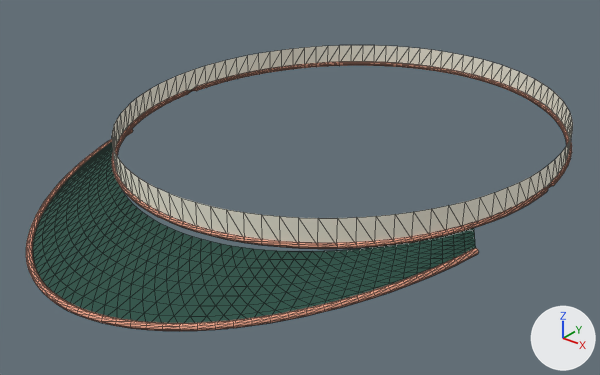
The glTF model assets/avatar/collections/golf-v1/golf-visor.glb, before and after one commit.
Before and after are seen from a 50 mm lens placed at (0.326, -0.46, 1.112), pointed at (0.0, -0.053, 0.859). The lights are fixed; the arrows at lower right show +X, +Y and +Z. The first picture is the older version. Mesh edges are drawn as thin lines.

The first picture shows 'golf-visor'.
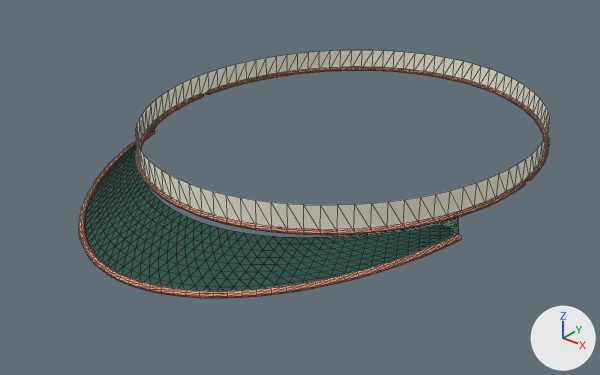
Where the change shows, as pixel boxes (x1, y1, x2, y2) in the pictures (600 x 375 px; the box of a moved part takes in the faces that stretch with it):
'golf-visor', reshaped (14% narrower, 13% shorter)
    before: (26, 45, 573, 331)
    after: (78, 50, 550, 298)
part 1 of me_golf_visor, moved or reshaped
    before: (112, 45, 573, 243)
    after: (136, 50, 550, 229)
part 2 of me_golf_visor, moved or reshaped
    before: (112, 62, 572, 249)
    after: (135, 67, 549, 235)
part 3 of me_golf_visor, moved or reshaped
    before: (26, 129, 479, 331)
    after: (78, 125, 461, 298)

The edits, one by one:
me_golf_visor is used by ob_golf_visor; location (0.0, 0.0, 0.0).
me_golf_visor had 1912 vertices, 3488 faces and spanned x -0.155..0.155, y -0.253..0.175, z 0.864..0.901.
me_golf_visor now has 1912 vertices, 3488 faces and spans x -0.14..0.14, y -0.217..0.159, z 0.864..0.901.
me_golf_visor part 1: the loose piece of 192 vertices spanning x -0.153..0.153, y -0.173..0.173, z 0.884..0.901 is scaled about its middle by (0.902, 0.908, 1).
me_golf_visor part 2: the loose piece of 768 vertices spanning x -0.155..0.155, y -0.175..0.175, z 0.882..0.886 is scaled about its middle by (0.902, 0.908, 1).
me_golf_visor part 3: 952 of 1912 vertices moved; they spanned x -0.149..0.149, y -0.253..-0.069, z 0.864..0.885 and now span x -0.134..0.134, y -0.217..-0.063, z 0.864..0.885; mean shift (0.0, 0.021, 0.0); largest move (-0.004, -0.249, 0.866) -> (-0.003, -0.213, 0.866).
